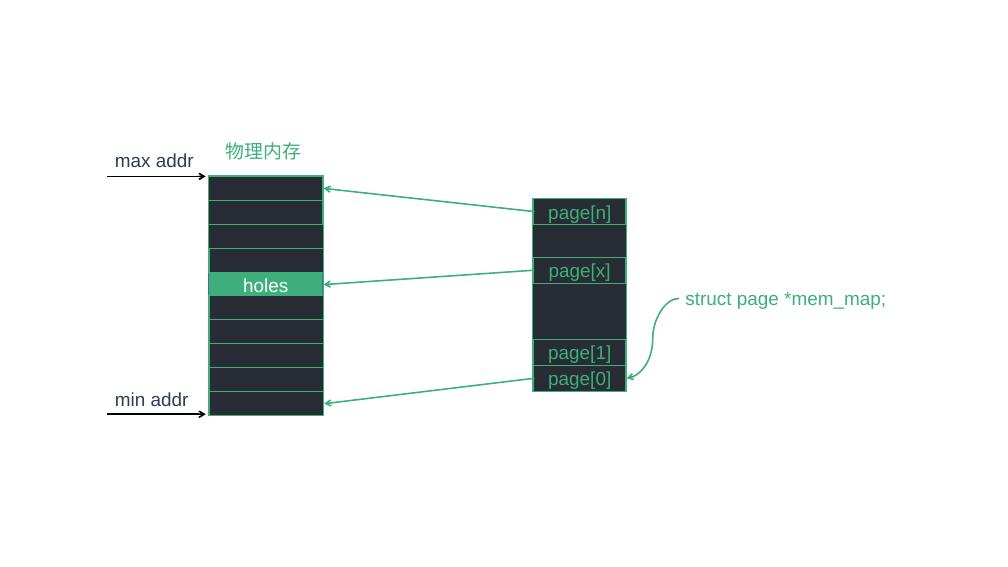
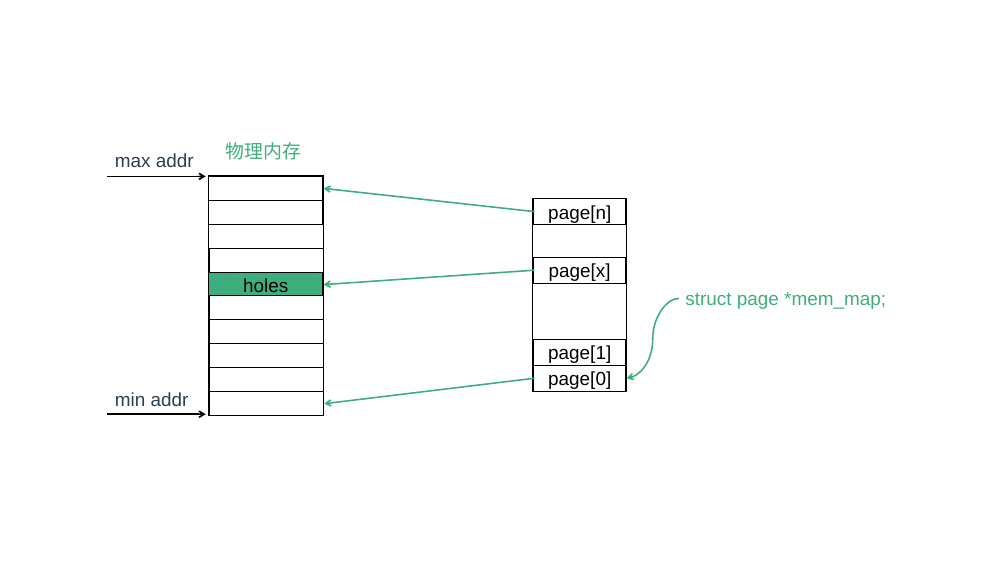
Before and after one commit to zaiqiang-dong/zaiqiang, a slide deck: slide 1 of picture/ppt/memory_modle.pptx. Drawn at 1008x567 pixels with LibreOffice and Linux fonts; fonts in the diff are those of the drawing. Boxes give left, top, right and bottom in pixels: in the first picture for what was removed or moved away, otherwise in the second. Text is boxed around its words. In the diff, an @@ line names an element or a change of style, - is before the commit and + after.

```diff
--- a/picture/ppt/memory_modle.pptx
+++ b/picture/ppt/memory_modle.pptx
@@ fill #282C34 to #FFFFFF; outline #3EAF7C 1 pt to #000000 1 pt in 11 elements at (x1=209, y1=271, x2=323, y2=296), (x1=209, y1=175, x2=324, y2=414), (x1=209, y1=176, x2=323, y2=200), (x1=209, y1=200, x2=323, y2=225), (x1=209, y1=249, x2=323, y2=273), (x1=209, y1=296, x2=323, y2=320), (x1=209, y1=320, x2=323, y2=344), (x1=209, y1=344, x2=323, y2=368), (x1=209, y1=368, x2=323, y2=392), (x1=209, y1=392, x2=323, y2=416), (x1=533, y1=199, x2=627, y2=392) @@
@@ text colour #3EAF7C to #000000; fill #282C34 to #FFFFFF; outline #3EAF7C 1 pt to #000000 1 pt in 4 elements at (x1=534, y1=199, x2=626, y2=225), (x1=534, y1=365, x2=626, y2=391), (x1=534, y1=340, x2=626, y2=365), (x1=534, y1=257, x2=626, y2=283) @@
@@ rectangle "holes" at (x1=209, y1=273, x2=323, y2=297): text colour #FFFFFF to #000000; outline #43739E 1 pt to #000000 1 pt @@
```
Also in this commit, not shown: 2 other slides changed, 1 slide added, 15 other files.
